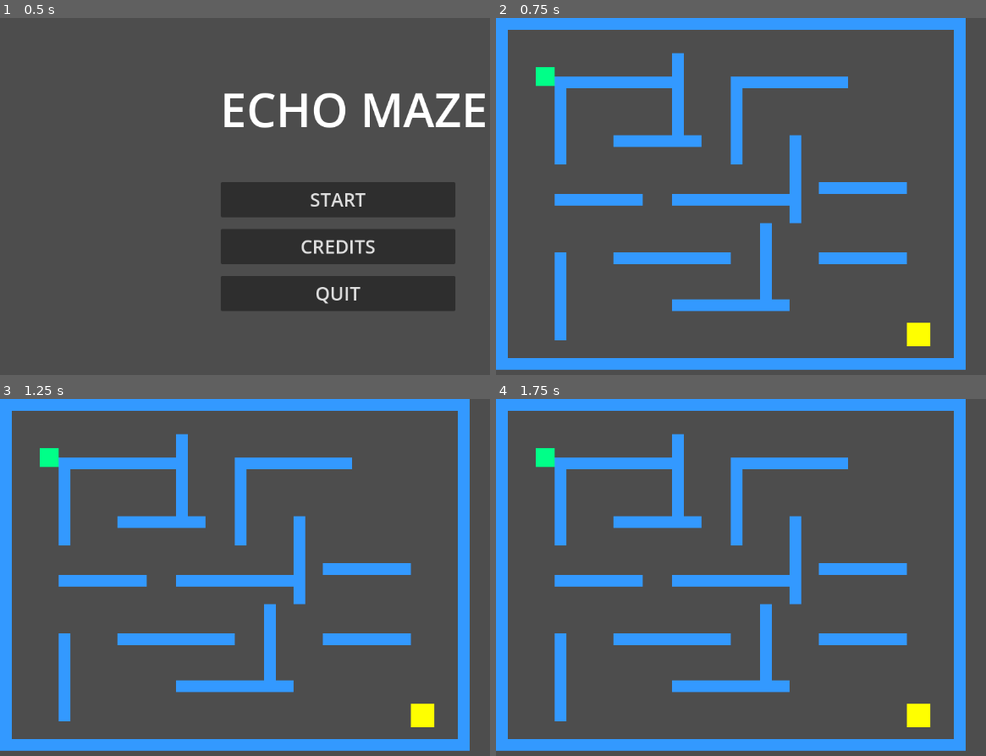
Above: before the commit, frames 1-4 (two rows, left to right).
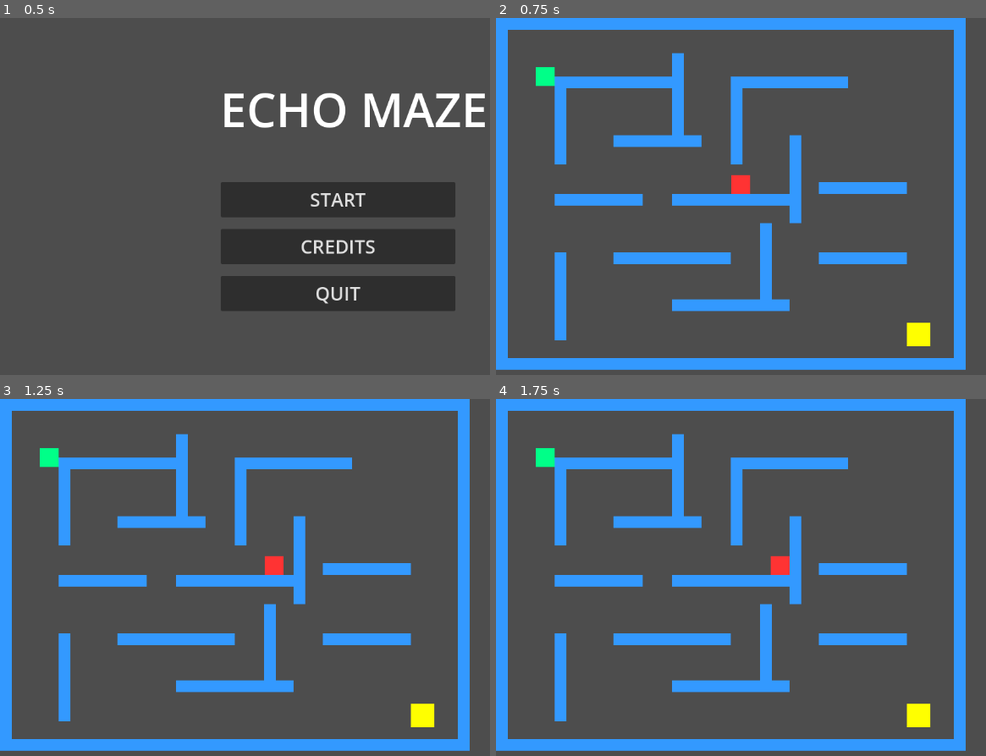
Above: after the commit, the same moments.

Repository: 850496746/EchoMaze
Game: Godot game, scene res://MainMenu.tscn
Two runs of this game, one before a commit and one after it. Both use one fixed random seed, a clock stepped at 60 frames per second and the inputs below. The project has no main scene, so this scene is started directly.
Inputs:
- Up to frame 1 (0.5 s): no input
- Up to frame 2 (0.75 s): click "START" at 0.5 s
- Up to frame 3 (1.25 s): no input
- Up to frame 4 (1.75 s): tap Enter (ui_accept) at 1.25, 1.52 s; hold Right (ui_right) from 1.28 s (still down)

Frame 1 is identical in both runs. In frame 2, 0.2% of the frame differs, in the area x 48-52%, y 43-50%; in frame 3, 0.2%; in frame 4, 0.2%.

Commit message:
Enemy AI - patrol and chase behaviour added

Diff:
--- a/echo-maze/Game.tscn
+++ b/echo-maze/Game.tscn
@@ -3,12 +3,19 @@
 [ext_resource type="Script" uid="uid://b767h7vkot47o" path="res://player.gd" id="1_wbfu4"]
 [ext_resource type="Script" uid="uid://5featvp6qbfq" path="res://maze.gd" id="2_xkndl"]
 [ext_resource type="Script" uid="uid://dfn7aiu8fte0w" path="res://exit.gd" id="3_u44n3"]
+[ext_resource type="Script" uid="uid://bxdf8cf8c01sp" path="res://enemy.gd" id="4_sb48q"]
 
 [sub_resource type="CircleShape2D" id="CircleShape2D_xkndl"]
 radius = 16.0
 
 [sub_resource type="RectangleShape2D" id="RectangleShape2D_sb48q"]
 size = Vector2(40, 40)
+
+[sub_resource type="CircleShape2D" id="CircleShape2D_t88pq"]
+radius = 16.0
+
+[sub_resource type="CircleShape2D" id="CircleShape2D_sb48q"]
+radius = 20.0
 
 [node name="Game" type="Node2D" unique_id=557869969]
 
@@ -50,3 +57,24 @@
 offset_right = 20.0
 offset_bottom = 20.0
 color = Color(1, 1, 0, 1)
+
+[node name="Enemy" type="CharacterBody2D" parent="." unique_id=878833346]
+position = Vector2(400, 300)
+script = ExtResource("4_sb48q")
+
+[node name="CollisionShape2D" type="CollisionShape2D" parent="Enemy" unique_id=1710568874]
+shape = SubResource("CircleShape2D_t88pq")
+
+[node name="Visual" type="ColorRect" parent="Enemy" unique_id=1436462764]
+offset_left = -16.0
+offset_top = -16.0
+offset_right = 16.0
+offset_bottom = 16.0
+color = Color(1, 0.2, 0.2, 1)
+
+[node name="DetectionArea" type="Area2D" parent="Enemy" unique_id=1901414009]
+
+[node name="CollisionShape2D" type="CollisionShape2D" parent="Enemy/DetectionArea" unique_id=303268911]
+shape = SubResource("CircleShape2D_sb48q")
+
+[connection signal="body_entered" from="Enemy/DetectionArea" to="Enemy" method="_on_detection_area_body_entered"]
--- /dev/null
+++ b/echo-maze/enemy.gd
@@ -0,0 +1,44 @@
+extends CharacterBody2D
+
+const SPEED = 100.0
+var player = null
+var patrol_direction = Vector2(1, 0)
+var patrol_timer = 0.0
+var chase_mode = false
+
+func _ready():
+	player = get_parent().get_node("Player")
+
+func _physics_process(delta):
+	if player == null:
+		return
+
+	var distance = global_position.distance_to(player.global_position)
+
+	if distance < 200:
+		chase_mode = true
+	else:
+		chase_mode = false
+
+	if chase_mode:
+		var direction = (player.global_position - global_position).normalized()
+		velocity = direction * SPEED
+	else:
+		patrol_timer += delta
+		if patrol_timer > 2.0:
+			patrol_timer = 0.0
+			patrol_direction = Vector2(
+				randf_range(-1, 1),
+				randf_range(-1, 1)
+			).normalized()
+		velocity = patrol_direction * SPEED
+
+	move_and_slide()
+
+func _on_body_entered(body):
+	if body.name == "Player":
+		get_tree().change_scene_to_file("res://Lose.tscn")
+
+
+func _on_detection_area_body_entered(body: Node2D) -> void:
+	pass # Replace with function body.
Not shown, added: echo-maze/enemy.gd.uid
